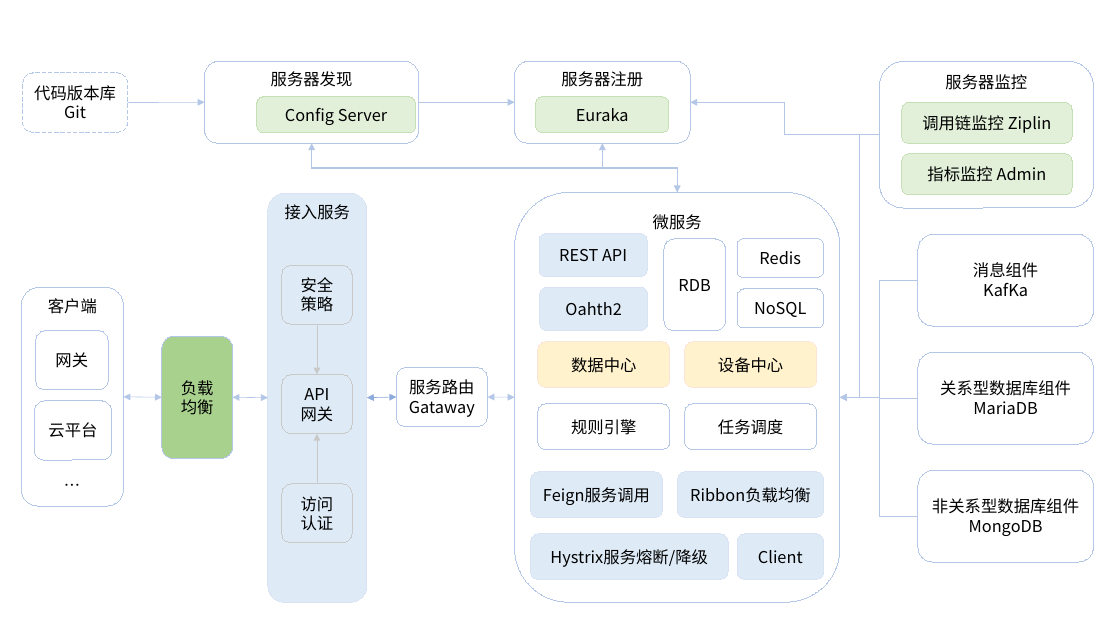
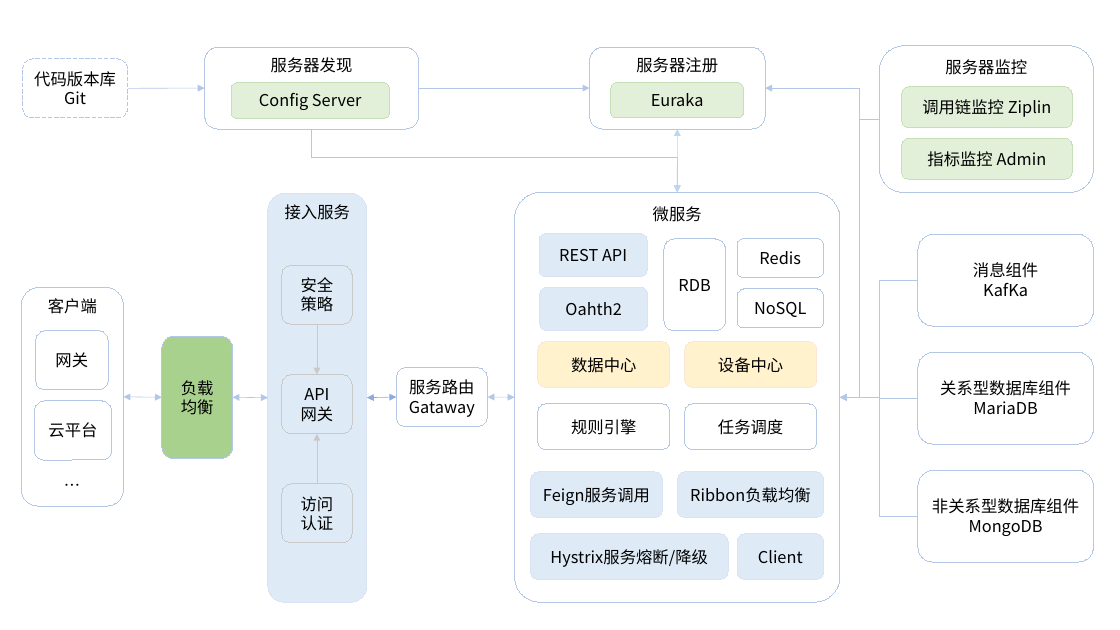
Before and after one commit to pnoker/iot-dc3, a slide deck: slide 2 of dc3/doc/iot-dc3-architecture.pptx. Drawn at 1120x630 pixels with LibreOffice and Linux fonts; fonts in the diff are those of the drawing. Boxes give left, top, right and bottom in pixels: in the first picture for what was removed or moved away, otherwise in the second. Text is boxed around its words. In the diff, an @@ line names an element or a change of style, - is before the commit and + after.

```diff
--- a/dc3/doc/iot-dc3-architecture.pptx
+++ b/dc3/doc/iot-dc3-architecture.pptx
@@ rounded rectangle "服务器注册": place and size @@
-rounded rectangle "服务器注册" at bbox=[515, 61, 691, 144]
+rounded rectangle "服务器注册" at bbox=[590, 47, 765, 129]
@@ 5 rounded rectangles, 1 arrow: place and size @@
-5 rounded rectangles, 1 arrow at bbox=[23, 61, 1094, 208]
+5 rounded rectangles, 1 arrow at bbox=[23, 46, 1094, 193]
@@ rounded rectangle "Config Server": place and size @@
-rounded rectangle "Config Server" at bbox=[257, 97, 416, 133]
+rounded rectangle "Config Server" at bbox=[231, 82, 390, 118]
@@ arrow moved from (418, 103) - (515, 103) to (418, 88) - (590, 88) @@
@@ rounded rectangle "Euraka": place and size @@
-rounded rectangle "Euraka" at bbox=[536, 97, 669, 132]
+rounded rectangle "Euraka" at bbox=[611, 82, 744, 118]
@@ elbow arrow moved from (880, 134) - (691, 103) to (880, 119) - (765, 88) @@
@@ elbow arrow moved from (880, 134) - (840, 397) to (880, 119) - (840, 397) @@
@@ elbow arrow moved from (312, 144) - (677, 192) to (312, 129) - (677, 192) @@
@@ elbow arrow removed from (677, 192) to (312, 144) @@
@@ elbow arrow removed from (677, 192) to (602, 144) @@
@@ double arrow added from (677, 129) to (677, 192), #BDD7EE 0.5 pt @@
@@ rounded rectangle "微服务" at bbox=[515, 192, 840, 602]: proportions changed @@
```
Also in this commit, not shown: 17 other files.
